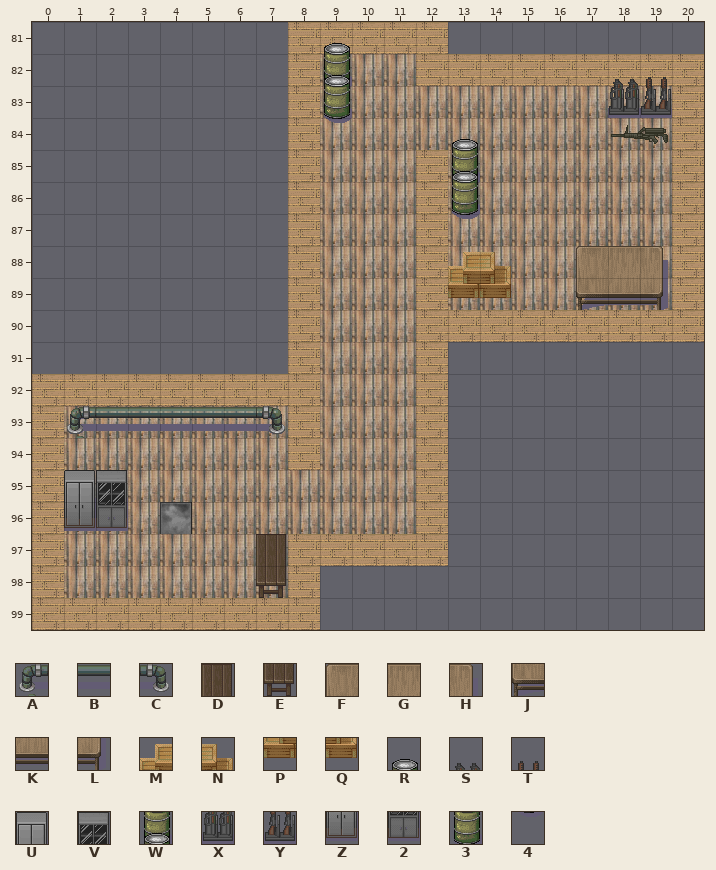
A Tiled map gets an edit: LevelDesign/map0.tmx. Above: the version before the commit.
Cells are 32x32 px. Shown: x 0..20, y 81..99.
Key: from "military": A 42, B 44, C 45, D 90, E 98, F 112, G 113, H 114, J 120, K 121, L 122, M 139, N 140, P 147, Q 148, R 155, S 157, T 158, U 160, V 161, W 163, X 165, Y 166, Z 168, 2 169, 3 171, 4 179.
_ is an empty cell.
Layers that did not change in this view are not listed.
Layer "Front" before, first column x 0:
 81 _________R___________
 82 _________W________ST_
 83 _________3________XY_
 84 _________4___R_______
 85 _____________W_______
 86 _____________3_______
 87 _____________4_______
 88 _____________MN__FGH_
 89 _____________PQ__JKL_
 90 _____________________
 91 _____________________
 92 _____________________
 93 _ABBBBBC_____________
 94 _____________________
 95 _UV__________________
 96 _Z2__________________
 97 _______D_____________
 98 _______E_____________
 99 _____________________
After:
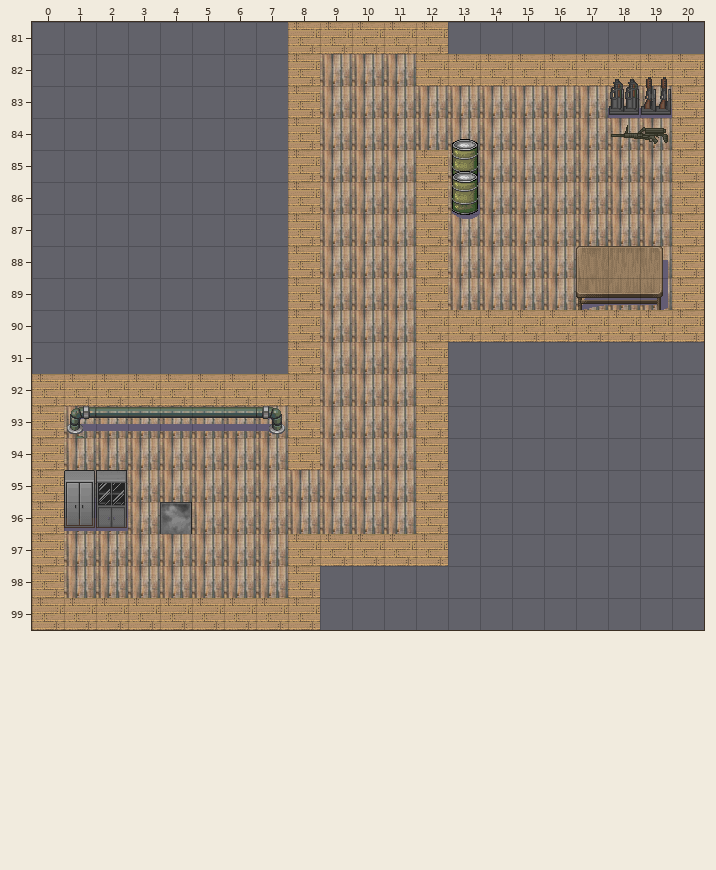
Diff:
Changed rows in their new state; . is an unchanged cell.
Layer "Front":
first column x 9:
 81 _
 82 _
 83 _
 84 _
first column x 13:
 88 __
 89 __
first column x 7:
 97 _
 98 _
